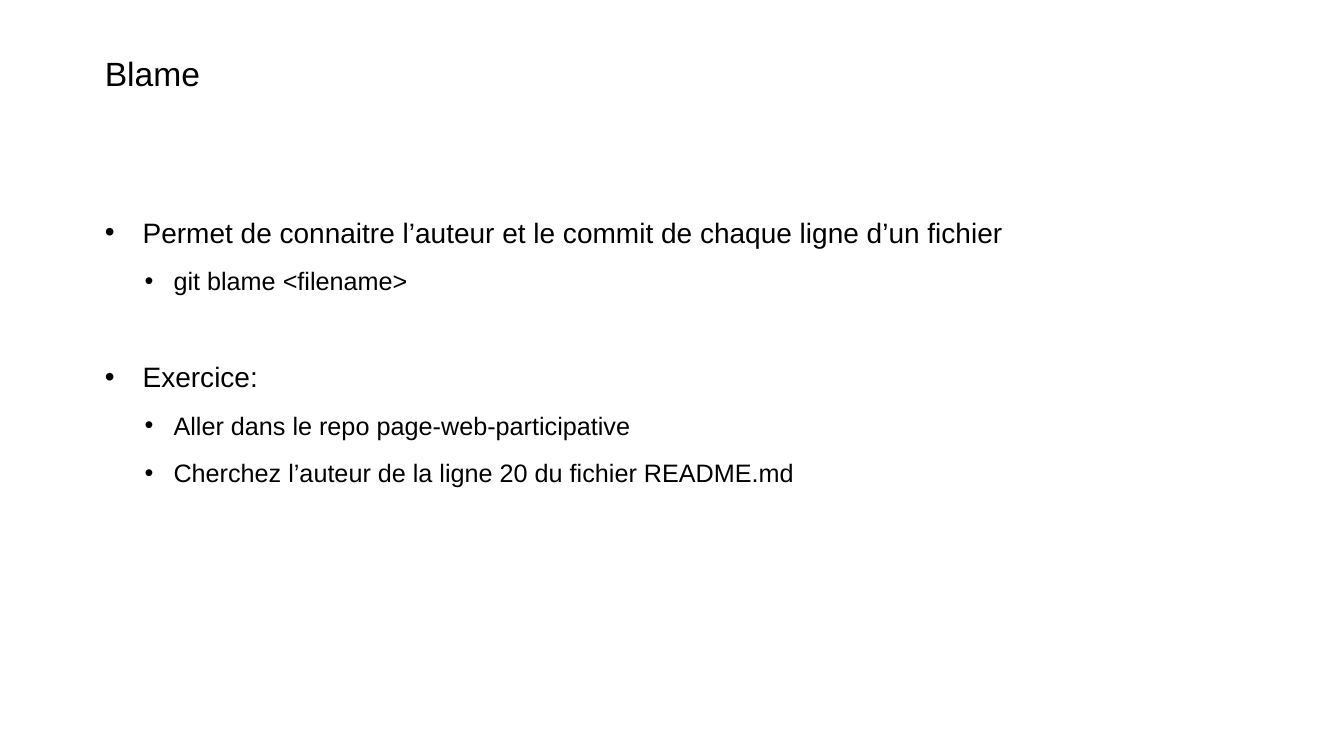
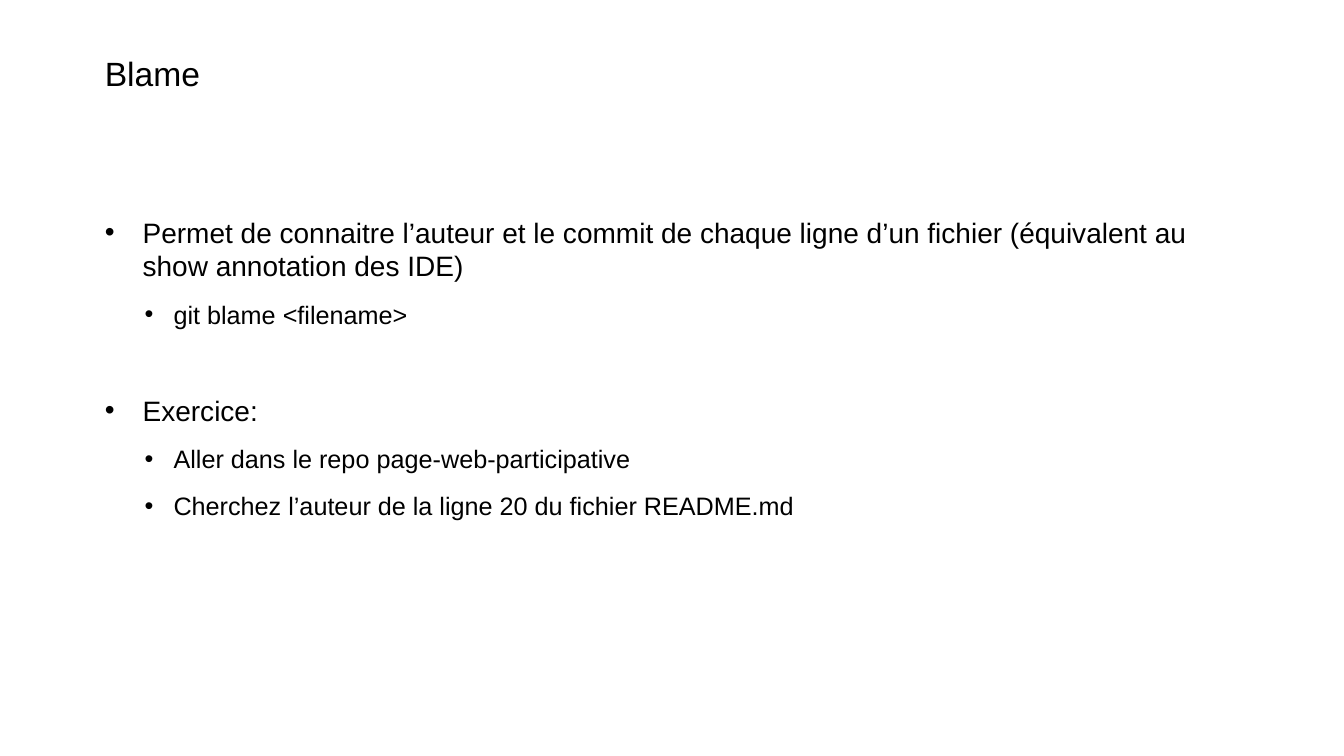
Before and after one commit to Xaviou1003/formation-git, a slide deck: slide 45 of Formation Git - basique.pptx. Drawn at 1344x756 pixels with LibreOffice and Linux fonts; fonts in the diff are those of the drawing; background and template pictures are left out. Boxes give left, top, right and bottom in pixels: in the first picture for what was removed or moved away, otherwise in the second. Text is boxed around its words. In the diff, an @@ line names an element or a change of style, - is before the commit and + after.

```diff
--- a/Formation Git - basique.pptx
+++ b/Formation Git - basique.pptx
@@ text at <box>143,222,1186,281</box>: text changed @@
-• Permet de connaitre l’auteur et le commit de chaque ligne d’un fichier
+• Permet de connaitre l’auteur et le commit de chaque ligne d’un fichier (équivalent au show annotation des IDE)
```
Also in this commit, not shown: 6 other slides changed.
